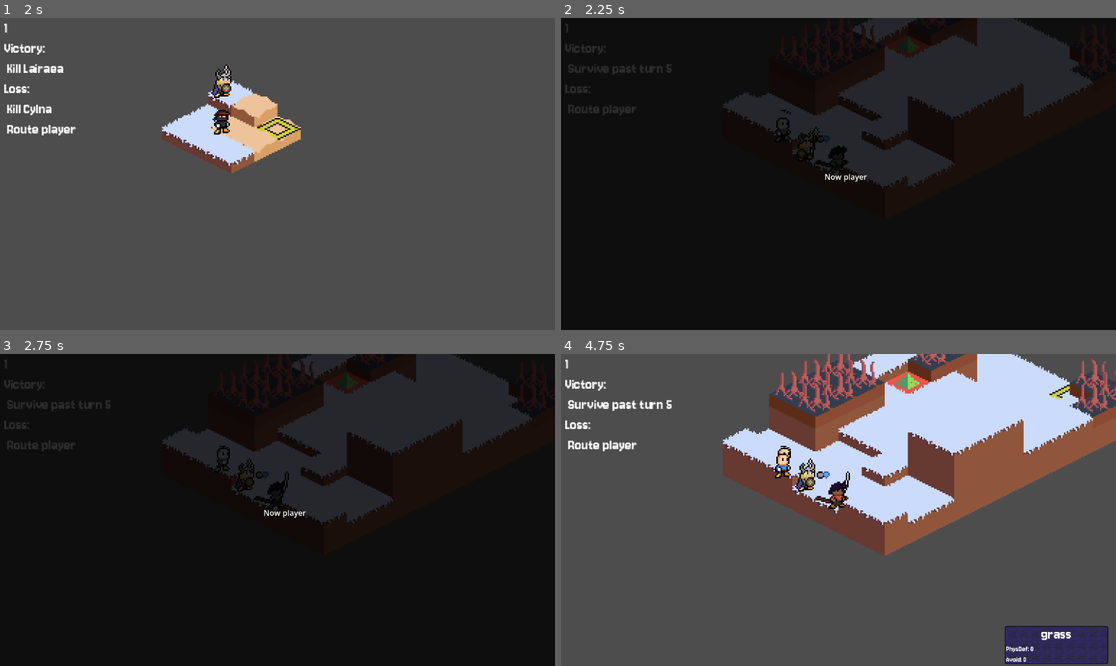
Above: before the commit, frames 1-4 (two rows, left to right).
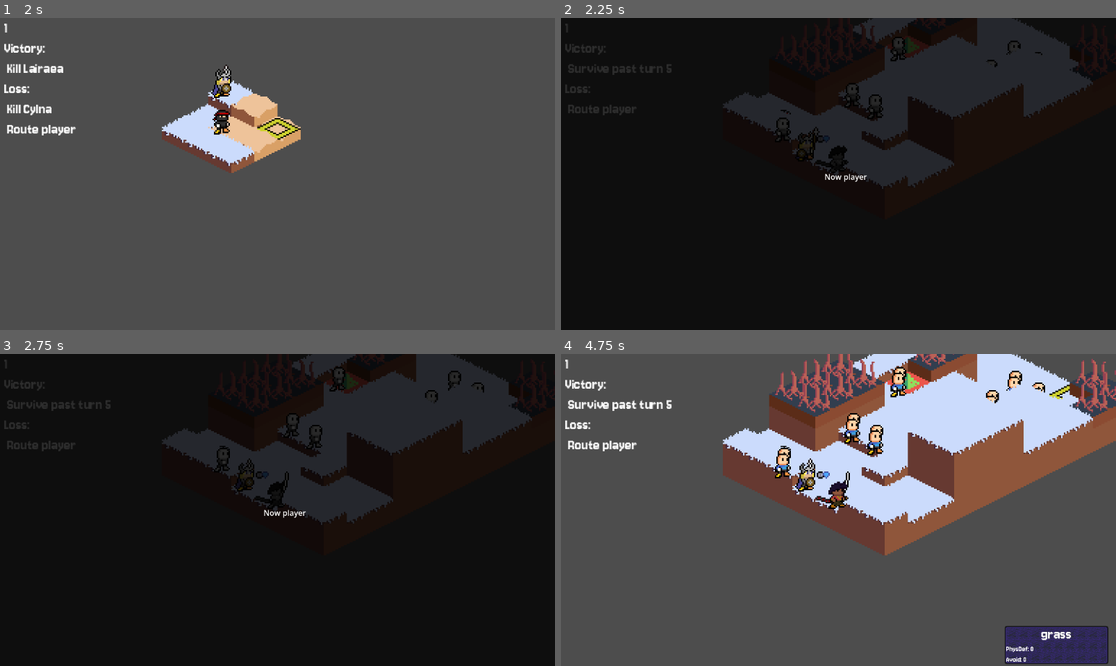
Above: after the commit, the same moments.

Repository: Puffe14/godot-breaker-srpg
Game: Godot game, scene res://nodes/main_gui.tscn
The game is run twice, just before and just after one commit, with the same random seed, the same clock (stepped at 60 frames per second) and the same inputs.
Inputs (mouse positions are in pixels of both pictures, inside the frame that each line leads up to):
- Up to frame 1 (2 s): tap Enter at 0.5 s; move the mouse to (277, 127) at 0.52 s; tap Tab (deselect) at 0.6 s; click (277, 127) at 0.67 s; click (277, 127) at 1.35 s
- Up to frame 2 (2.25 s): tap R (retry) at 2 s; move the mouse to (816, 139) at 2.02 s; tap Tab (deselect) at 2.1 s; click (816, 139) at 2.17 s
- Up to frame 3 (2.75 s): no input
- Up to frame 4 (4.75 s): move the mouse to (1071, 394) at 2.77 s; click (1071, 394) at 2.85 s; tap R (retry) at 3.5 s; move the mouse to (1049, 407) at 3.52 s; tap Tab (deselect) at 3.6 s; click (1049, 407) at 3.67 s; move the mouse to (1071, 394) at 4.27 s; click (1071, 394) at 4.35 s

Frame 1 is identical in both runs. In frame 2, 0.3% of the frame differs, in the area x 51-87%, y 6-32%; in frame 3, 0.4%; in frame 4, 0.9%, in the area x 51-88%, y 4-33%.

Commit message:
Fixed loading allies as enemies, default frames to guy.tres

Diff:
--- a/nodes/main_gui.tscn
+++ b/nodes/main_gui.tscn
@@ -61,6 +61,7 @@
 scale = Vector2(2, 2)
 
 [node name="MenuControl" type="Control" parent="HUD" unique_id=1583445029]
+z_index = 12
 anchors_preset = 0
 offset_right = 40.0
 offset_bottom = 40.0
--- /dev/null
+++ b/resources/images/animation/fusiller.tres
@@ -0,0 +1,91 @@
+[gd_resource type="SpriteFrames" format=3 uid="uid://b0yf7vmgauk5v"]
+
+[ext_resource type="Texture2D" uid="uid://cngtgbo5fu8g8" path="res://resources/images/units/dead.png" id="1_bj0ym"]
+[ext_resource type="Texture2D" uid="uid://bv68n5gd3ouh5" path="res://resources/images/units/guy_atk_1.png" id="2_t3703"]
+[ext_resource type="Texture2D" uid="uid://7b85wqqur6pa" path="res://resources/images/units/guy_idle.png" id="3_sa02v"]
+[ext_resource type="Texture2D" uid="uid://c0lav1xyi811v" path="res://resources/images/units/guy_hurt.png" id="4_xrhp8"]
+[ext_resource type="Texture2D" uid="uid://c6suv7evvmpy5" path="res://resources/images/units/guy_atk_2.png" id="5_1xe0v"]
+
+[resource]
+animations = [{
+"frames": [{
+"duration": 1.0,
+"texture": ExtResource("1_bj0ym")
+}, {
+"duration": 1.0,
+"texture": ExtResource("2_t3703")
+}, {
+"duration": 1.0,
+"texture": ExtResource("1_bj0ym")
+}, {
+"duration": 1.0,
+"texture": null
+}, {
+"duration": 1.0,
+"texture": ExtResource("1_bj0ym")
+}, {
+"duration": 1.0,
+"texture": null
+}],
+"loop": false,
+"name": &"dead",
+"speed": 5.0
+}, {
+"frames": [{
+"duration": 1.0,
+"texture": ExtResource("3_sa02v")
+}, {
+"duration": 1.0,
+"texture": ExtResource("2_t3703")
+}],
+"loop": true,
+"name": &"default",
+"speed": 2.0
+}, {
+"frames": [{
+"duration": 1.0,
+"texture": ExtResource("2_t3703")
+}, {
+"duration": 1.0,
+"texture": ExtResource("3_sa02v")
+}],
+"loop": false,
+"name": &"evade",
+"speed": 5.0
+}, {
+"frames": [{
+"duration": 1.0,
+"texture": ExtResource("4_xrhp8")
+}, {
+"duration": 1.0,
+"texture": ExtResource("3_sa02v")
+}],
+"loop": false,
+"name": &"hurt",
+"speed": 5.0
+}, {
+"frames": [{
+"duration": 1.0,
+"texture": ExtResource("3_sa02v")
+}],
+"loop": true,
+"name": &"stills",
+"speed": 5.0
+}, {
+"frames": [{
+"duration": 1.0,
+"texture": ExtResource("3_sa02v")
+}, {
+"duration": 1.0,
+"texture": ExtResource("2_t3703")
+}, {
+"duration": 2.0,
+"texture": ExtResource("5_1xe0v")
+}, {
+"duration": 1.0,
+"texture": ExtResource("3_sa02v")
+}],
+"loop": false,
+"name": &"strike",
+"speed": 5.0
+}]
--- /dev/null
+++ b/resources/images/animation/guy.tres
@@ -0,0 +1,91 @@
+[gd_resource type="SpriteFrames" format=3 uid="uid://fdum81tebxsm"]
+
+[ext_resource type="Texture2D" uid="uid://cngtgbo5fu8g8" path="res://resources/images/units/dead.png" id="1_2s8fr"]
+[ext_resource type="Texture2D" uid="uid://bv68n5gd3ouh5" path="res://resources/images/units/guy_atk_1.png" id="2_fx4ry"]
+[ext_resource type="Texture2D" uid="uid://7b85wqqur6pa" path="res://resources/images/units/guy_idle.png" id="3_3rf01"]
+[ext_resource type="Texture2D" uid="uid://c0lav1xyi811v" path="res://resources/images/units/guy_hurt.png" id="4_2a3k3"]
+[ext_resource type="Texture2D" uid="uid://c6suv7evvmpy5" path="res://resources/images/units/guy_atk_2.png" id="5_lfll7"]
+
+[resource]
+animations = [{
+"frames": [{
+"duration": 1.0,
+"texture": ExtResource("1_2s8fr")
+}, {
+"duration": 1.0,
+"texture": ExtResource("2_fx4ry")
+}, {
+"duration": 1.0,
+"texture": ExtResource("1_2s8fr")
+}, {
+"duration": 1.0,
+"texture": null
+}, {
+"duration": 1.0,
+"texture": ExtResource("1_2s8fr")
+}, {
+"duration": 1.0,
+"texture": null
+}],
+"loop": false,
+"name": &"dead",
+"speed": 5.0
+}, {
+"frames": [{
+"duration": 1.0,
+"texture": ExtResource("3_3rf01")
+}, {
+"duration": 1.0,
+"texture": ExtResource("2_fx4ry")
+}],
+"loop": true,
+"name": &"default",
+"speed": 2.0
+}, {
+"frames": [{
+"duration": 1.0,
+"texture": ExtResource("2_fx4ry")
+}, {
+"duration": 1.0,
+"texture": ExtResource("3_3rf01")
+}],
+"loop": false,
+"name": &"evade",
+"speed": 5.0
+}, {
+"frames": [{
+"duration": 1.0,
+"texture": ExtResource("4_2a3k3")
+}, {
+"duration": 1.0,
+"texture": ExtResource("3_3rf01")
+}],
+"loop": false,
+"name": &"hurt",
+"speed": 5.0
+}, {
+"frames": [{
+"duration": 1.0,
+"texture": ExtResource("3_3rf01")
+}],
+"loop": true,
+"name": &"stills",
+"speed": 5.0
+}, {
+"frames": [{
+"duration": 1.0,
+"texture": ExtResource("3_3rf01")
+}, {
+"duration": 1.0,
+"texture": ExtResource("2_fx4ry")
+}, {
+"duration": 2.0,
+"texture": ExtResource("5_lfll7")
+}, {
+"duration": 1.0,
+"texture": ExtResource("3_3rf01")
+}],
+"loop": false,
+"name": &"strike",
+"speed": 5.0
+}]
--- a/scripts/components/game/file_loader.gd
+++ b/scripts/components/game/file_loader.gd
@@ -76,7 +76,6 @@
 		new_tile.photo_name = next_tile["photo"]
 		new_tile.tile_name = next_tile["name"]
 		tile_dict[keys[i]] = new_tile
-		#### MIKS NE ON SAMA ARVO OCCUISSA KUN SE RUNAA BROO
 
 func read_classes():
 	var class_json = load("res://resources/data/classes/classes.json").data
@@ -167,7 +166,7 @@
 	var allies = map_json["allies"]
 	for grouping in allies:
 		var group: Group = Group.new()
-		group.side = Units.Team.Enemy
+		group.side = Units.Team.Ally
 		for ally in grouping:
 			var unit: Units = makeUnit(ally[0])
 			group.add_unit(unit)
--- a/scripts/components/units/character.gd
+++ b/scripts/components/units/character.gd
@@ -7,7 +7,7 @@
 @export var xp: int = 0
 @export var growths: Stats
 @export var stats: Stats
-@export var picture_name = ""
+@export var picture_name = "guy"
 
 func swapClass(newClass: Class):
 	myClass = newClass
